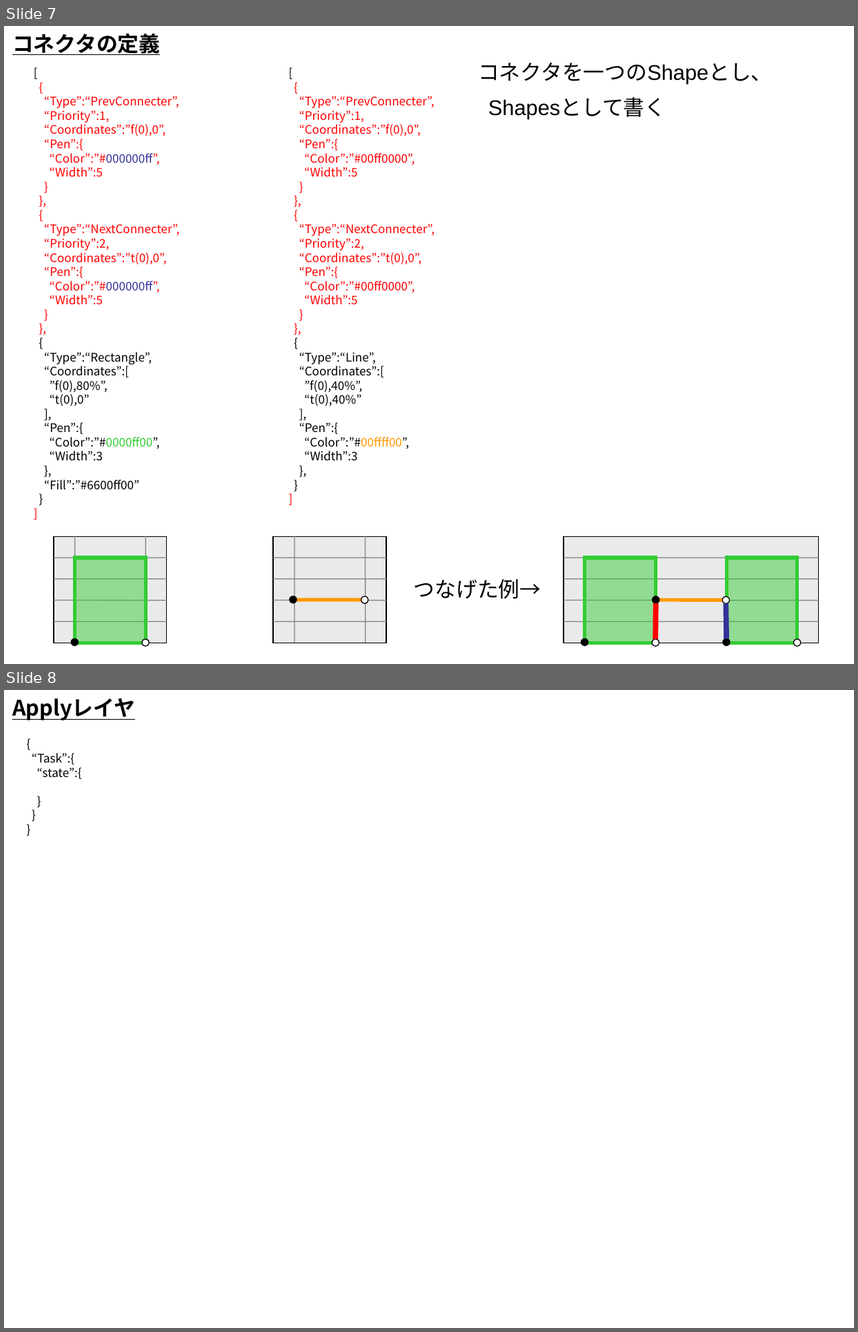
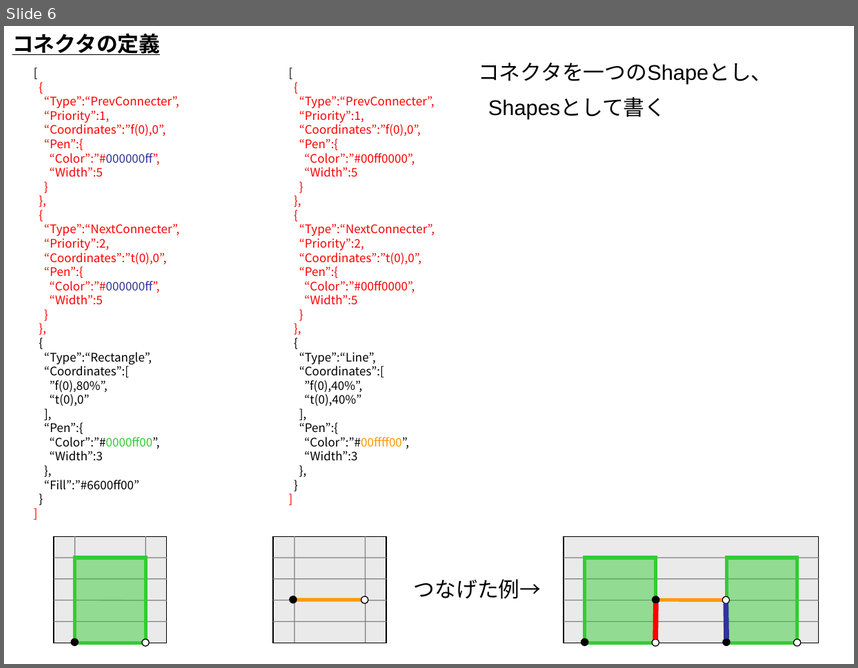
Before and after one commit to YixiaoLi/tlv4mc, a slide deck: TLV/doc/設計/可視化ルール構想.ppt. Shown one above the other, each under a label of ours: slides 7 and 8 before the commit, slide 6 after it. The pictures are 858x1332 and 858x668 pixels, drawn with LibreOffice and Linux fonts; fonts in the diff are those of the drawing. Boxes give left, top, right and bottom in pixels: in the first picture for what was removed or moved away, otherwise in the second. Text is boxed around its words. In the diff, an @@ line names an element or a change of style, - is before the commit and + after.

```diff
--- a/TLV/doc/設計/可視化ルール構想.ppt
+++ b/TLV/doc/設計/可視化ルール構想.ppt
@@ slide 8 removed at (x1=4, y1=690, x2=854, y2=1328), background #FFFFFF @@
@@ title removed at (x1=12, y1=698, x2=135, y2=720) @@
-Applyレイヤ
@@ text removed at (x1=32, y1=753, x2=82, y2=779) @@
-{
-“Task”:{
-“state”:{
-}
-}
-}
@@ what was slide 7 is now slide 6 @@
```
Also in this commit, not shown: 1 slide changed, 2 slides added, 1 other slide removed.
